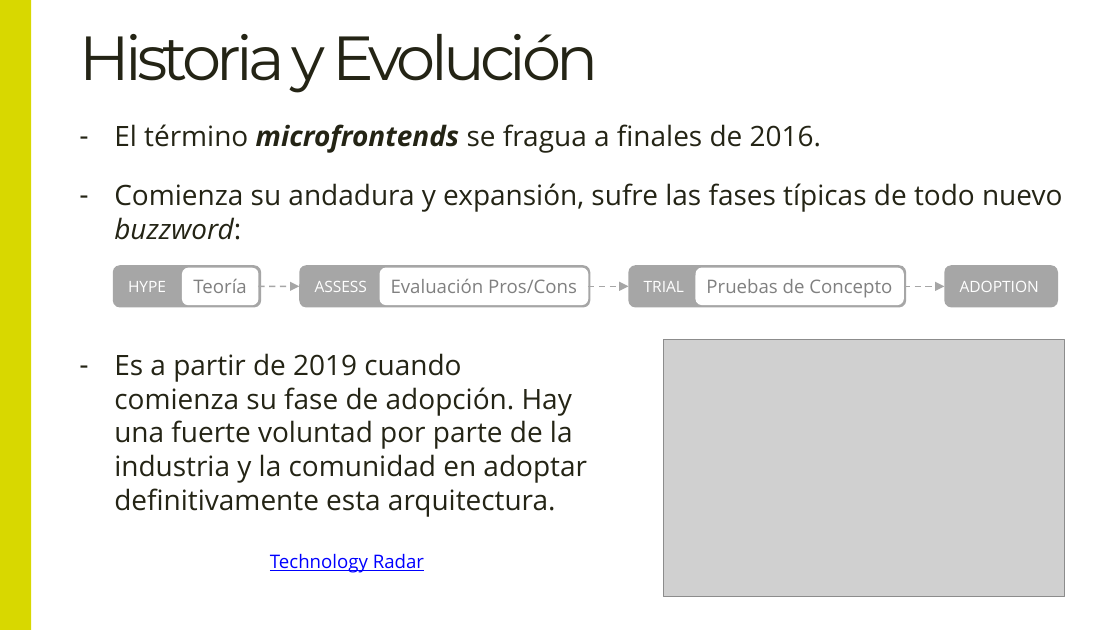
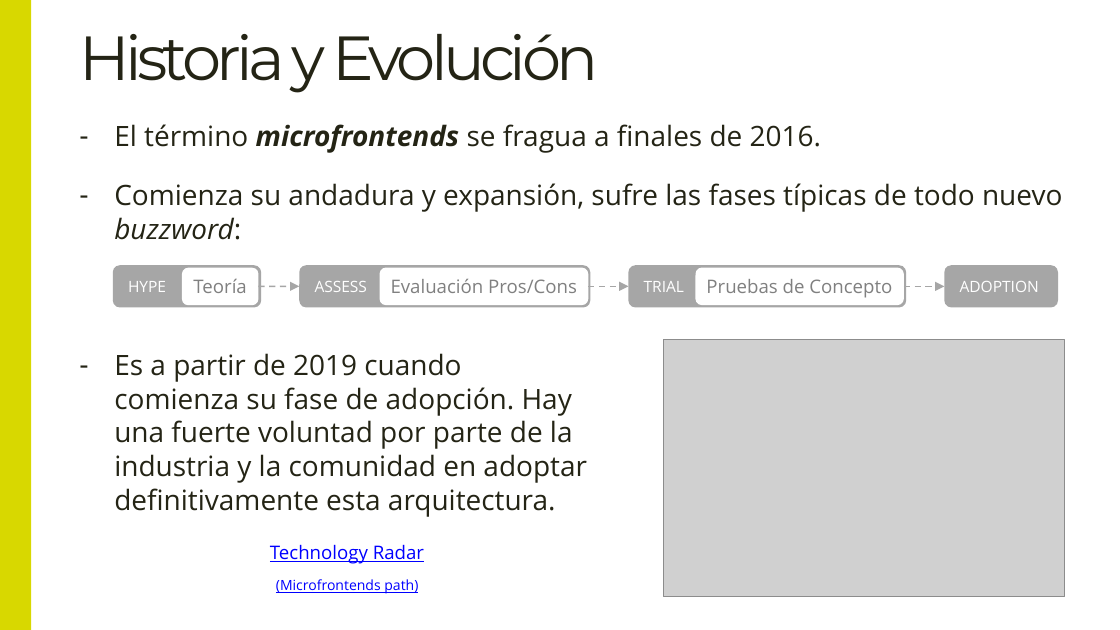
Before and after one commit to Lemoncode/master-frontend-lemoncode, a slide deck: slide 5 of 04-frameworks/09-microfrontends/00-teoría/00-introducción-a-microfrontends.pptx. Drawn at 1120x630 pixels with LibreOffice and Linux fonts; fonts in the diff are those of the drawing; grey boxes stand for pictures. Boxes give left, top, right and bottom in pixels: in the first picture for what was removed or moved away, otherwise in the second. Text is boxed around its words. In the diff, an @@ line names an element or a change of style, - is before the commit and + after.

Commit message:
microfrontends: update slides

```diff
--- a/04-frameworks/09-microfrontends/00-teoría/00-introducción-a-microfrontends.pptx
+++ b/04-frameworks/09-microfrontends/00-teoría/00-introducción-a-microfrontends.pptx
@@ text "Technology Radar": place and size @@
-text "Technology Radar" at (270,553,424,573)
+text "Technology Radar" at (270,544,424,564)
@@ text added at (276,579,418,594), 9 pt, text #0000FF, underline @@
+(Microfrontends path)
```
Also in this commit, not shown: 1 other slide changed.
